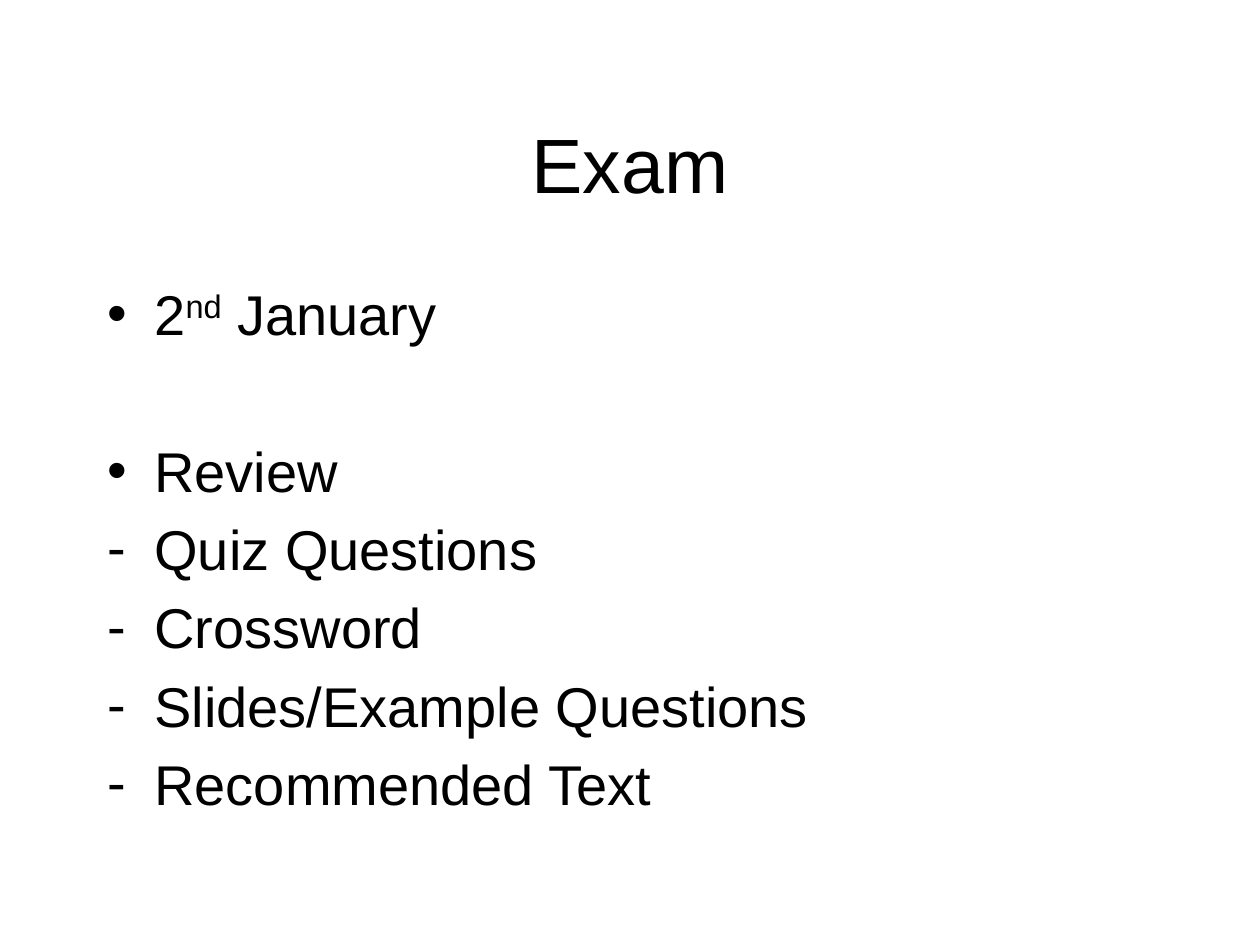
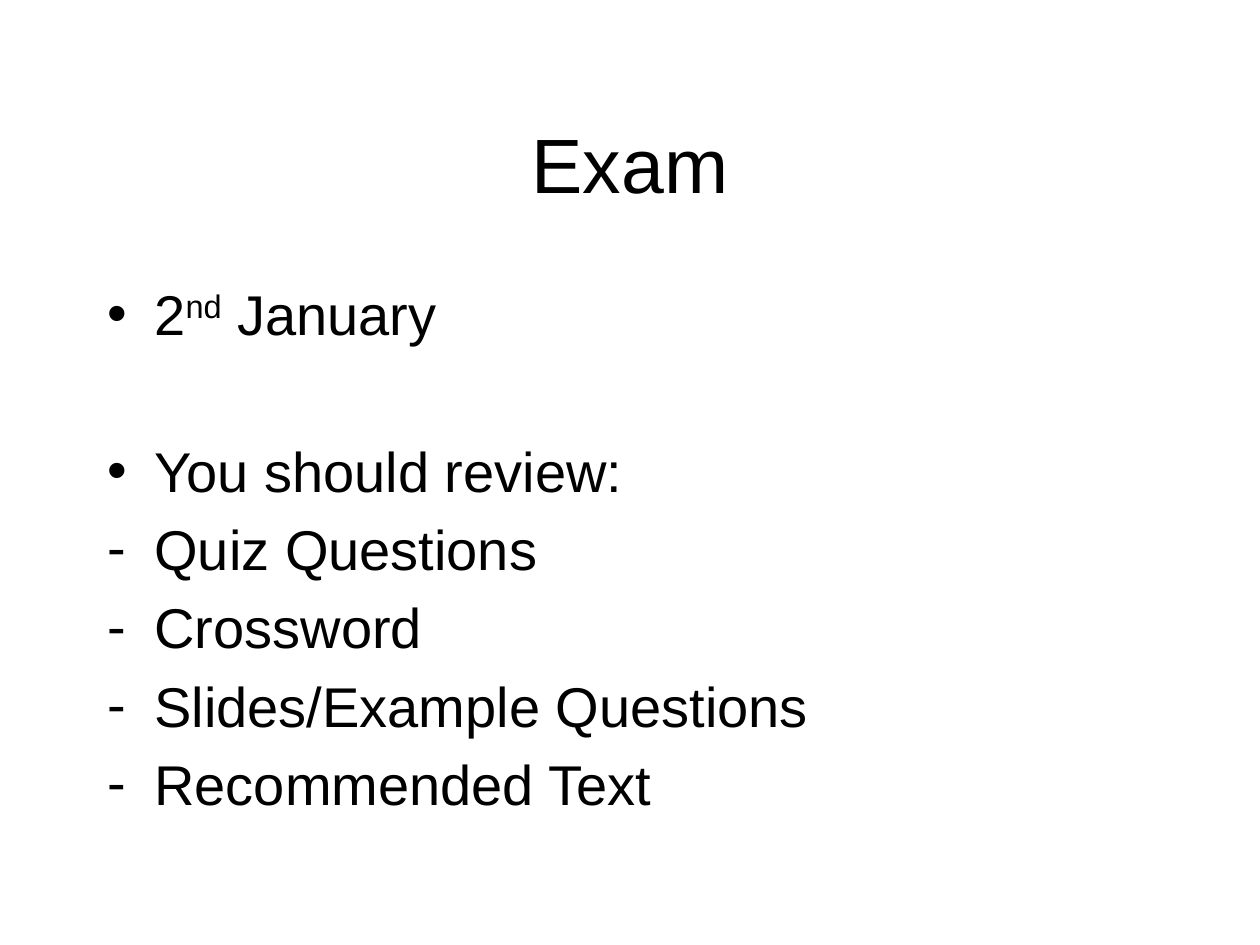
Before and after one commit to octaviordz/zjnu2017.github.io, a slide deck: slide 5 of OOP/lectures/120--Network.Programming.pptx (slide 4 before the commit). Drawn at 1260x945 pixels with LibreOffice and Linux fonts; fonts in the diff are those of the drawing. Boxes give left, top, right and bottom in pixels: in the first picture for what was removed or moved away, otherwise in the second. Text is boxed around its words. In the diff, an @@ line names an element or a change of style, - is before the commit and + after.

Commit message:
Update slides with review questions for lecture.

```diff
--- a/OOP/lectures/120--Network.Programming.pptx
+++ b/OOP/lectures/120--Network.Programming.pptx
@@ text at <box>154,451,622,493</box>: text changed @@
-• Review
+• You should review:
```
Also in this commit, not shown: 1 other slide changed, 17 slides added, 2 other files.
